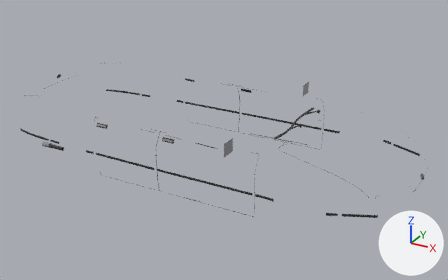
The glTF model veiculos/sketchfab/detalhe/barao/barao_detalhe.glb as it was, and as the next commit left it.
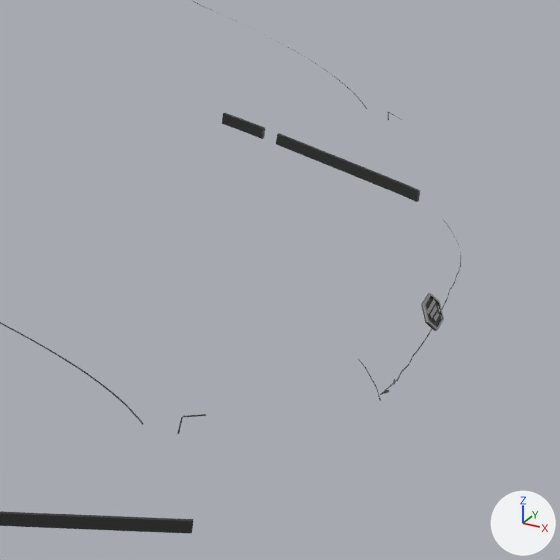
Old and new are each drawn whole from a camera (50 mm lens) standing at (2.93, -5.23, 3.2) and looking at (0.04, 0.02, 0.57) and again close up on the part from 76% to 100% of the width and 42% to 80% of the height. The lights are fixed; the arrows at lower right show +X, +Y and +Z. The first two pictures are the older version. Vertices at exactly the same position are counted once.

Names of what the first close-up shows: 'det_bumper_front', 'det_hood' and 1 more.
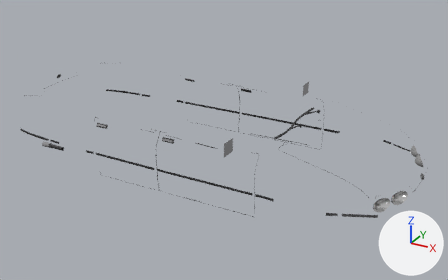
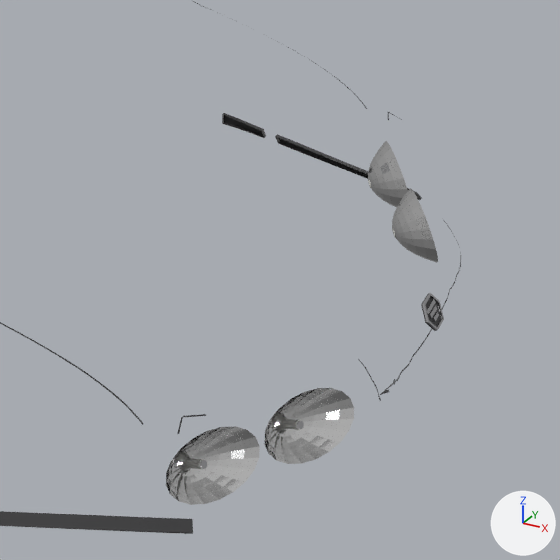
Pixel boxes (x1, y1, x2, y2) of what changed, in the close-ups (560 x 560 px):
'det_headlight_right', added
    after: (166, 388, 354, 505)
    faces in mat_refletor (white #e7e7e7): (166, 388, 354, 505)
    faces in mat_luz_branca (white #e7e7e2): (186, 419, 301, 469)
'det_bumper_front', reshaped
    before: (0, 133, 420, 534)
    after: (0, 134, 422, 534)
'det_headlight_left', added
    after: (368, 141, 438, 263)
    faces in mat_refletor (white #e7e7e7): (368, 141, 438, 263)
part 1 of me_det_bumper_front, reshaped
    before: (276, 133, 420, 202)
    after: (275, 134, 422, 200)
part 2 of me_det_bumper_front, reshaped
    both: (0, 511, 193, 534)

What changed in the scene script:
```text
Add mat_luz_branca:
    mat_luz_branca = principled_material('luz_branca')
    mat_luz_branca.base_color = (0.8, 0.8, 0.76)  # white #e7e7e2
    mat_luz_branca.roughness = 0.1
Add mat_refletor:
    mat_refletor = principled_material('refletor')
    mat_refletor.base_color = (0.8, 0.8, 0.8)  # white #e7e7e7
    mat_refletor.metallic = 1.0
    mat_refletor.roughness = 0.12
Change me_det_bumper_front:
    used by ob_det_bumper_front; location = (0.0, 0.0, 0.0)
    remove me_det_bumper_front.from_pydata(...)  # 152 vertices, 228 faces; spans x 1.62..1.92, y -0.82..0.82, z 0.54..0.56
    add me_det_bumper_front.from_pydata(...)  # 84 vertices, 122 faces; spans x 1.62..1.93, y -0.83..0.83, z 0.54..0.56
    me_det_bumper_front part 1: 6 vertices moved within x 1.62..1.89, y 0.7..0.82, z 0.54..0.56; 52 vertices removed from x 1.62..1.92, y 0.68..0.82, z 0.54..0.56; 16 vertices added at x 1.62..1.93, y 0.68..0.83, z 0.54..0.56
    me_det_bumper_front part 2: 47 vertices removed from x 1.62..1.89, y -0.82..-0.7, z 0.54..0.56; 15 vertices added at x 1.62..1.9, y -0.83..-0.69, z 0.54..0.56
Add me_det_headlight_right:
    me_det_headlight_right.from_pydata(...)  # 322 vertices, 584 faces; spans x 1.84..2.045, y -0.726..-0.34, z 0.576..0.679
    # faces by material slot: [72, 72, 440]
    me_det_headlight_right.materials.append(mat_cromo)  # light grey #ceced1
    me_det_headlight_right.materials.append(mat_luz_branca)  # white #e7e7e2
    me_det_headlight_right.materials.append(mat_refletor)  # white #e7e7e7
Add me_det_headlight_left:
    me_det_headlight_left.from_pydata(...)  # 322 vertices, 584 faces; spans x 1.836..2.027, y 0.331..0.7, z 0.561..0.673
    # faces by material slot: [72, 72, 440]
    me_det_headlight_left.materials.append(mat_cromo)  # light grey #ceced1
    me_det_headlight_left.materials.append(mat_luz_branca)  # white #e7e7e2
    me_det_headlight_left.materials.append(mat_refletor)  # white #e7e7e7
Add ob_det_headlight_right:
    ob_det_headlight_right = bpy.data.objects.new('det_headlight_right', me_det_headlight_right)
    ob_det_headlight_right.location = (0.0, 0.0, 0.0)
Add ob_det_headlight_left:
    ob_det_headlight_left = bpy.data.objects.new('det_headlight_left', me_det_headlight_left)
    ob_det_headlight_left.location = (0.0, 0.0, 0.0)
```
